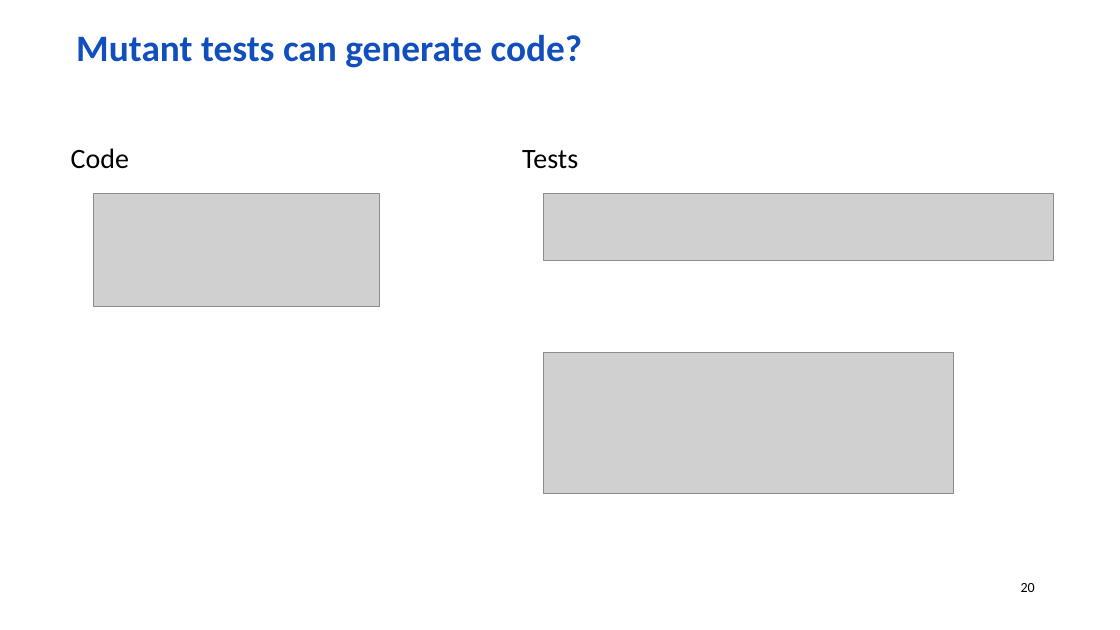
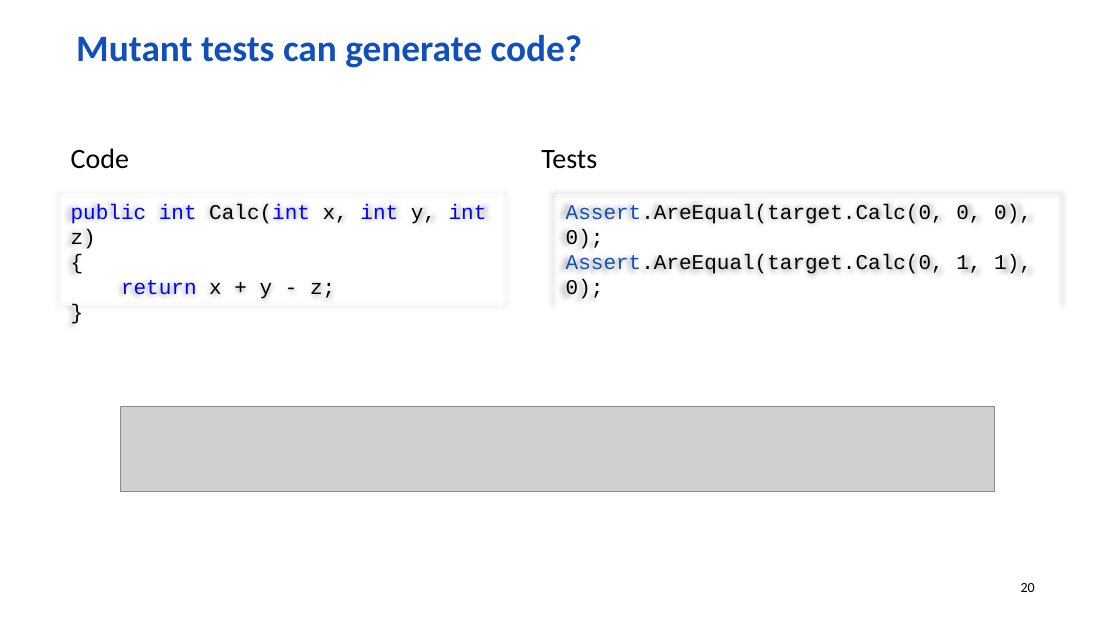
Before and after one commit to wolf-off/Stryker-demo, a slide deck: slide 20 of Mutation net.pptx. Drawn at 1120x630 pixels with LibreOffice and Linux fonts; fonts in the diff are those of the drawing; grey boxes stand for pictures; background and template pictures are left out. Boxes give left, top, right and bottom in pixels: in the first picture for what was removed or moved away, otherwise in the second. Text is boxed around its words. In the diff, an @@ line names an element or a change of style, - is before the commit and + after.

```diff
--- a/Mutation net.pptx
+++ b/Mutation net.pptx
@@ text "Tests": place and size @@
-text "Tests" at (522,150,578,169)
+text "Tests" at (541,150,597,169)
@@ rectangle added at (62,194,501,304), outline #FFFFFF 0.75 pt, 18 pt, text #0000FF @@
+public int Calc(int x, int y, int z)
+{
+return x + y - z;
+}
@@ picture removed at (93,194,380,308) @@
@@ picture removed at (544,194,1054,260) @@
@@ rectangle added at (558,194,1057,304), outline #FFFFFF 0.75 pt, 18 pt, text #000000 @@
+Assert.AreEqual(target.Calc(0, 0, 0), 0);
+Assert.AreEqual(target.Calc(0, 1, 1), 0);
@@ picture removed at (544,352,954,493) @@
@@ picture added at (120,406,995,492) @@
```
Also in this commit, not shown: 5 other slides changed.
